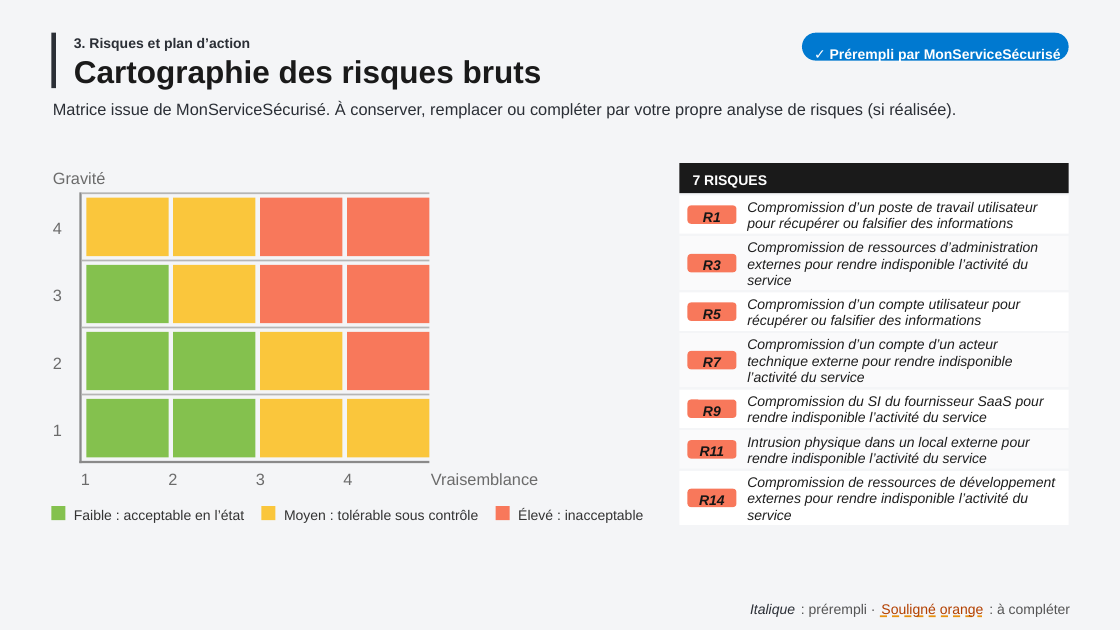
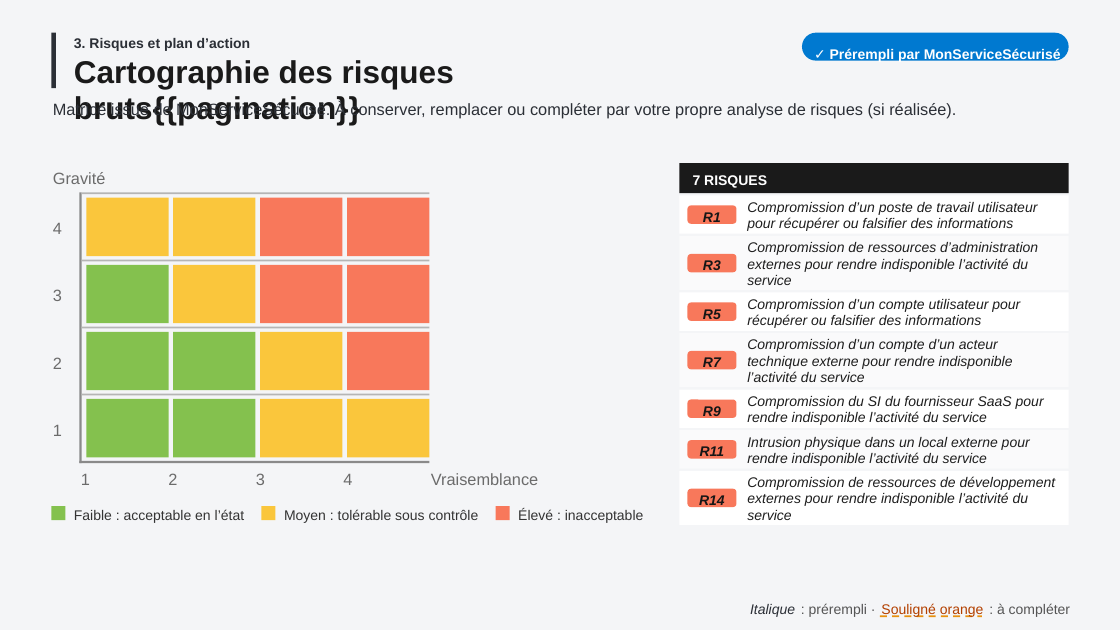
Before and after one commit to betagouv/mon-service-securise, a slide deck: slide 14 of src/vuesPowerpoint/supportCommissionHomologation.pptx. Drawn at 1120x630 pixels with LibreOffice and Linux fonts; fonts in the diff are those of the drawing. Boxes give left, top, right and bottom in pixels: in the first picture for what was removed or moved away, otherwise in the second. Text is boxed around its words. In the diff, an @@ line names an element or a change of style, - is before the commit and + after.

Commit message:
[PPTX] Pagine la cartographie des risques bruts selon la hauteur de la liste

```diff
--- a/src/vuesPowerpoint/supportCommissionHomologation.pptx
+++ b/src/vuesPowerpoint/supportCommissionHomologation.pptx
@@ text at (x1=74, y1=60, x2=454, y2=125): text changed @@
-Cartographie des risques bruts
+Cartographie des risques bruts{{pagination}}
```
Also in this commit, not shown: 2 other files.
